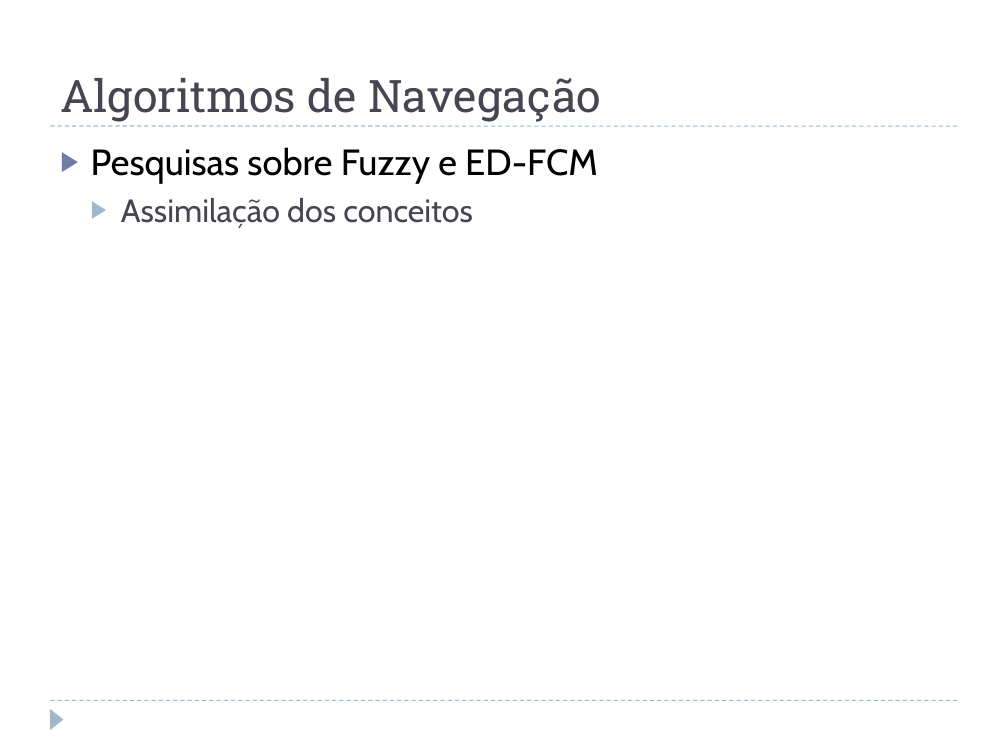
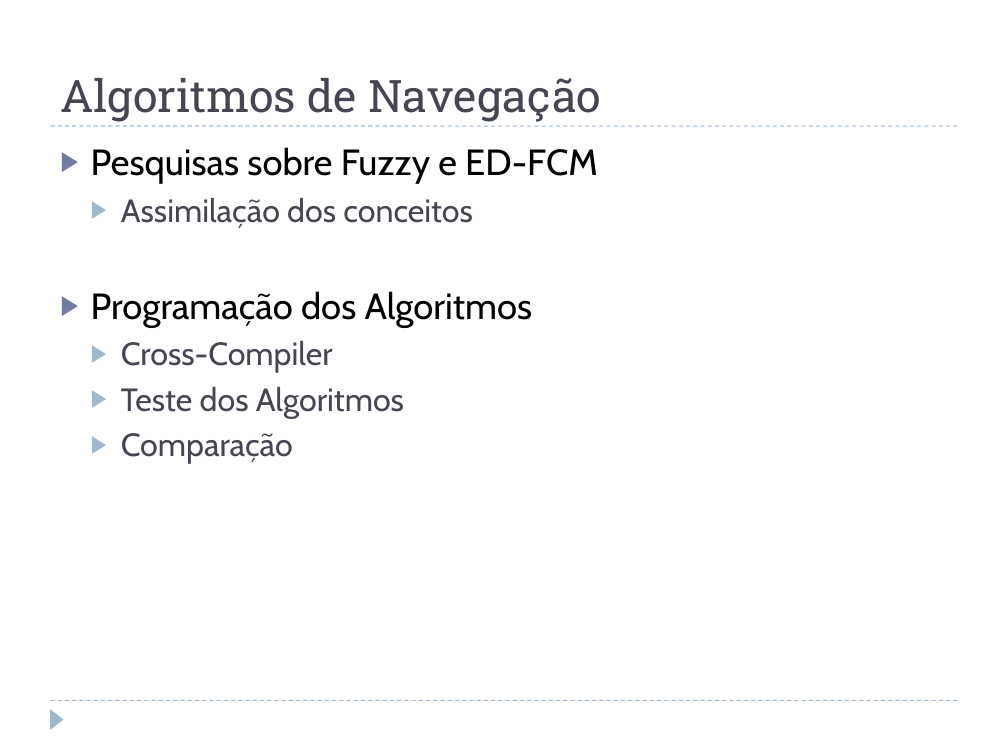
Before and after one commit to jcnborges/TCC, a slide deck: slide 10 of qualificacao.pptx. Drawn at 1008x756 pixels with LibreOffice and Linux fonts; fonts in the diff are those of the drawing. Boxes give left, top, right and bottom in pixels: in the first picture for what was removed or moved away, otherwise in the second. Text is boxed around its words. In the diff, an @@ line names an element or a change of style, - is before the commit and + after.

```diff
--- a/qualificacao.pptx
+++ b/qualificacao.pptx
@@ text at [91,291,533,464]: paragraphs added @@
+▶ Programação dos Algoritmos
+  ▶ Cross-Compiler
+  ▶ Teste dos Algoritmos
+  ▶ Comparação
```
Also in this commit, not shown: 37 other files.
